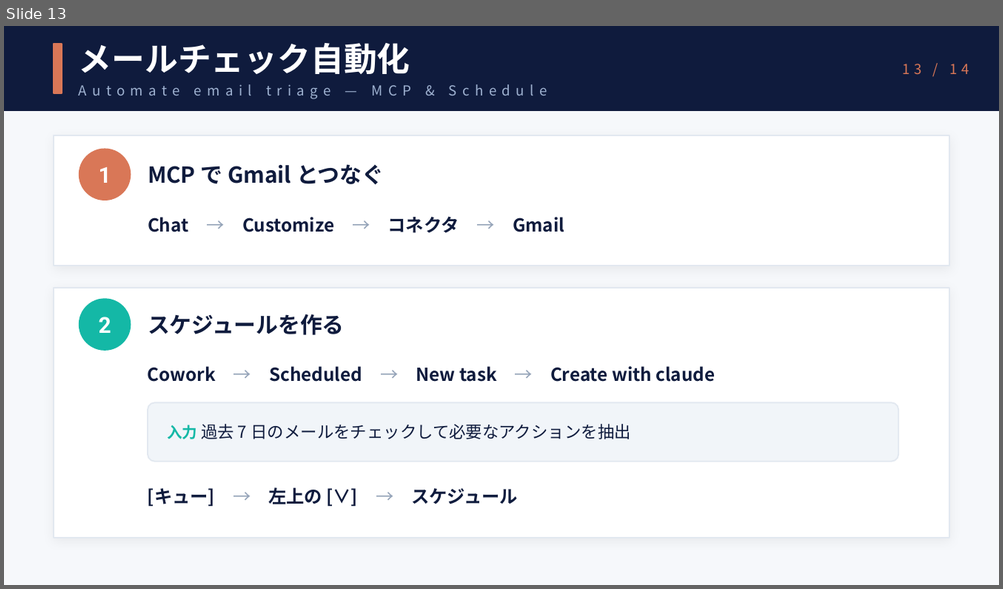
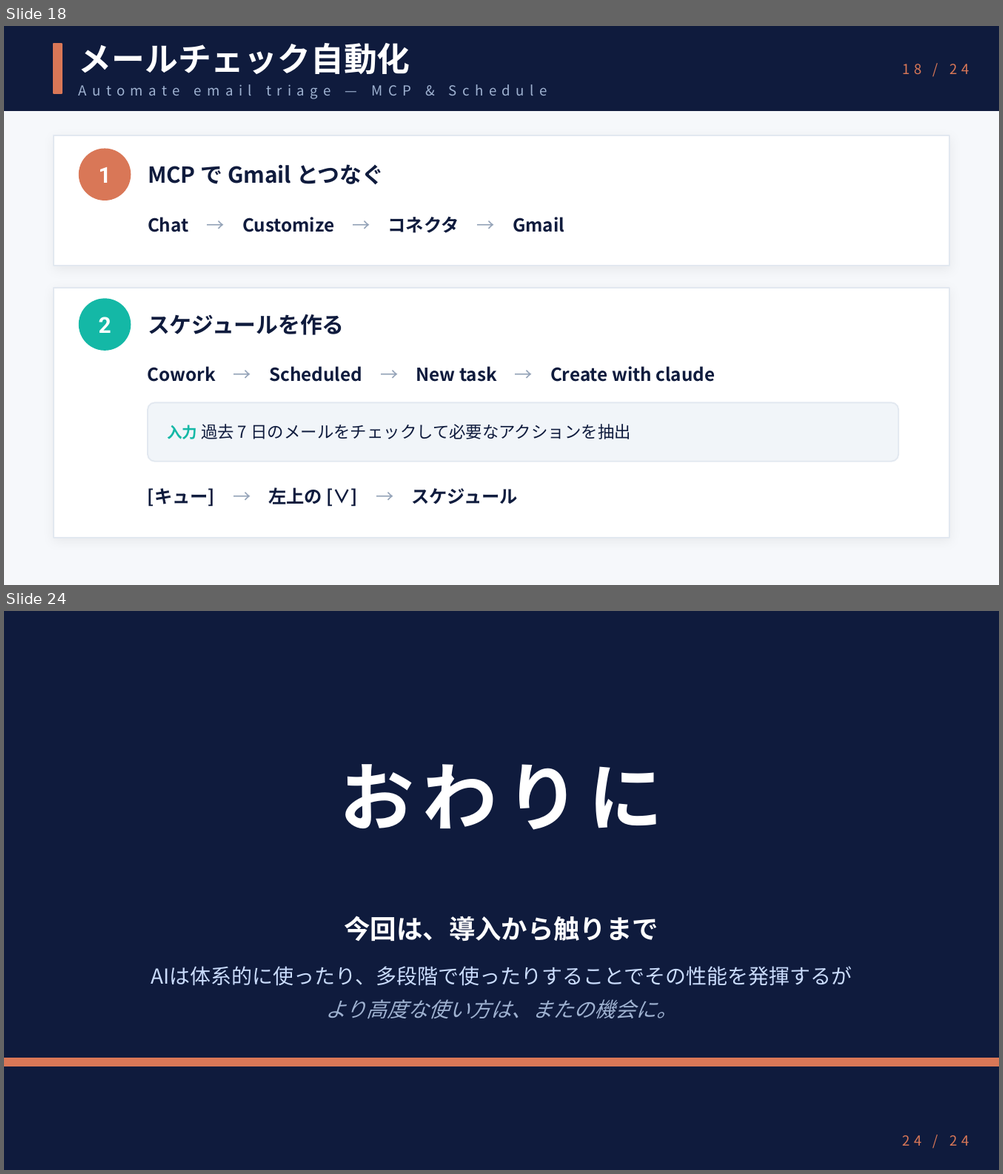
Before and after one commit to crumbjp/ai_study_group, a slide deck: session1/session1.pptx. Shown one above the other, each under a label of ours: slide 13 before the commit, slides 18 and 24 after it; the slides between them are not shown. The pictures are 1003x589 and 1003x1174 pixels, drawn with LibreOffice and Linux fonts; fonts in the diff are those of the drawing. Boxes give left, top, right and bottom in pixels: in the first picture for what was removed or moved away, otherwise in the second. Text is boxed around its words. In the diff, an @@ line names an element or a change of style, - is before the commit and + after.

```diff
--- a/session1/session1.pptx
+++ b/session1/session1.pptx
@@ slide 24 added at (4, 611, 999, 1170), background #0F1B3D @@
@@ text added at (340, 764, 663, 830), 54 pt, text #FFFFFF, bold @@
+おわりに
@@ text added at (151, 916, 851, 1019), 15 pt, text #CADCFC @@
+今回は、導入から触りまで
+AIは体系的に使ったり、多段階で使ったりすることでその性能を発揮するが
+より高度な使い方は、またの機会に。
@@ rectangle added at (4, 1059, 999, 1067), fill #D97757, outline #D97757 1 pt @@
@@ text added at (902, 1136, 968, 1146), 10 pt, text #D97757 @@
+24 / 24
@@ what was slide 13 is now slide 18 @@
@@ slide 18 changed as well @@
@@ text at (902, 64, 968, 74): text changed @@
-13 / 14
+18 / 24
```
Also in this commit, not shown: 13 other slides changed, 9 other slides added.
